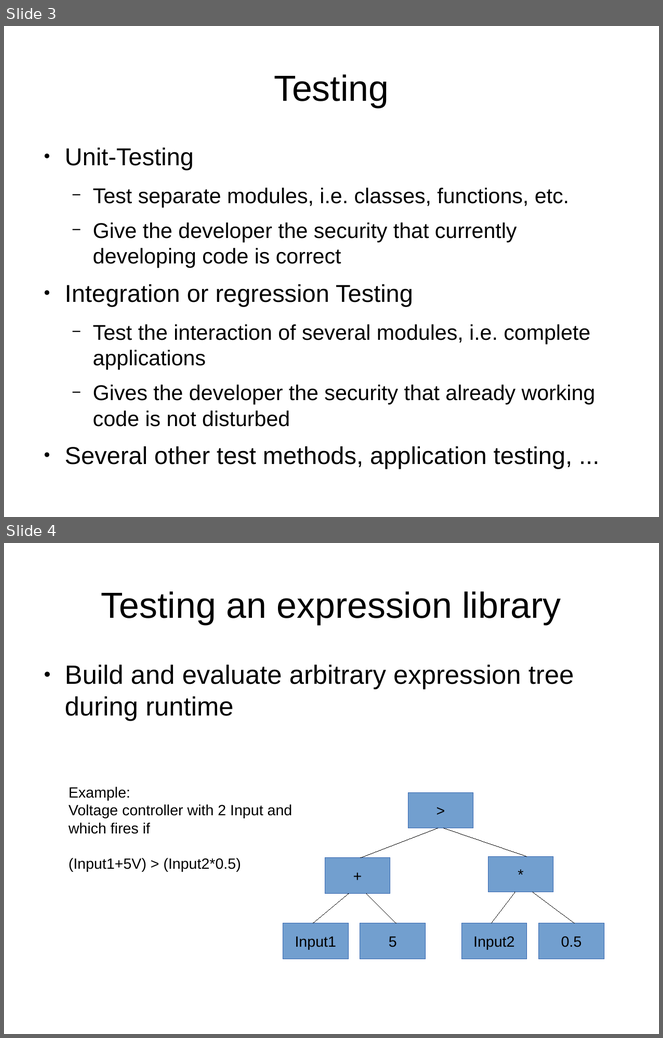
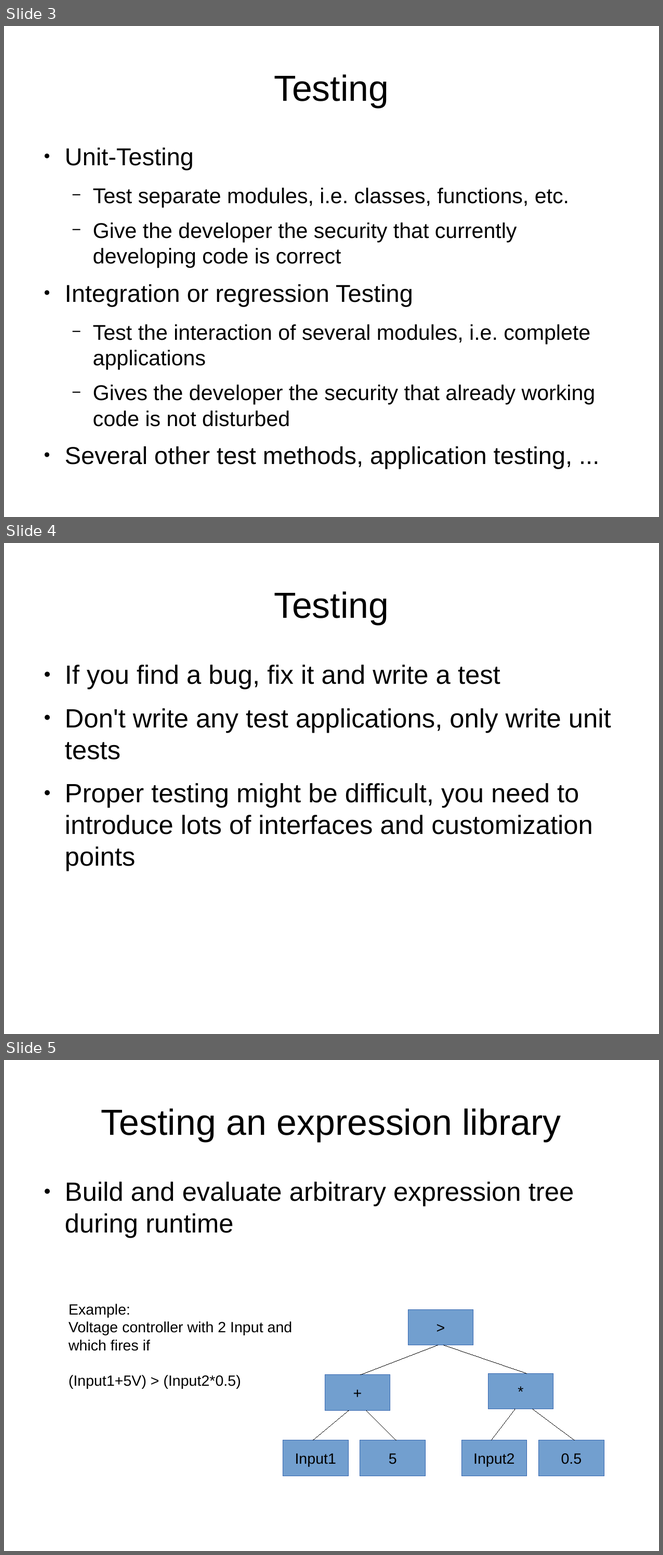
Before and after one commit to headmyshoulder/stuff, a slide deck: cppug_testing/Talk.odp. Shown one above the other, each under a label of ours: slides 3 and 4 before the commit, slides 3, 4 and 5 after it. The pictures are 663x1038 and 663x1555 pixels, drawn with LibreOffice and Linux fonts; fonts in the diff are those of the drawing. Boxes give left, top, right and bottom in pixels: in the first picture for what was removed or moved away, otherwise in the second. Text is boxed around its words. In the diff, an @@ line names an element or a change of style, - is before the commit and + after.

```diff
--- a/cppug_testing/Talk.odp
+++ b/cppug_testing/Talk.odp
@@ slide 4 added at box(4, 543, 659, 1034), background #FFFFFF @@
@@ title added at box(274, 591, 389, 625), 44 pt, text #000000 @@
+Testing
@@ text added at box(65, 665, 611, 872), 32 pt, text #000000 @@
+● If you find a bug, fix it and write a test
+● Don't write any test applications, only write unit tests
+● Proper testing might be difficult, you need to introduce lots of interfaces and customization points
@@ what was slide 4 is now slide 5 @@
```
